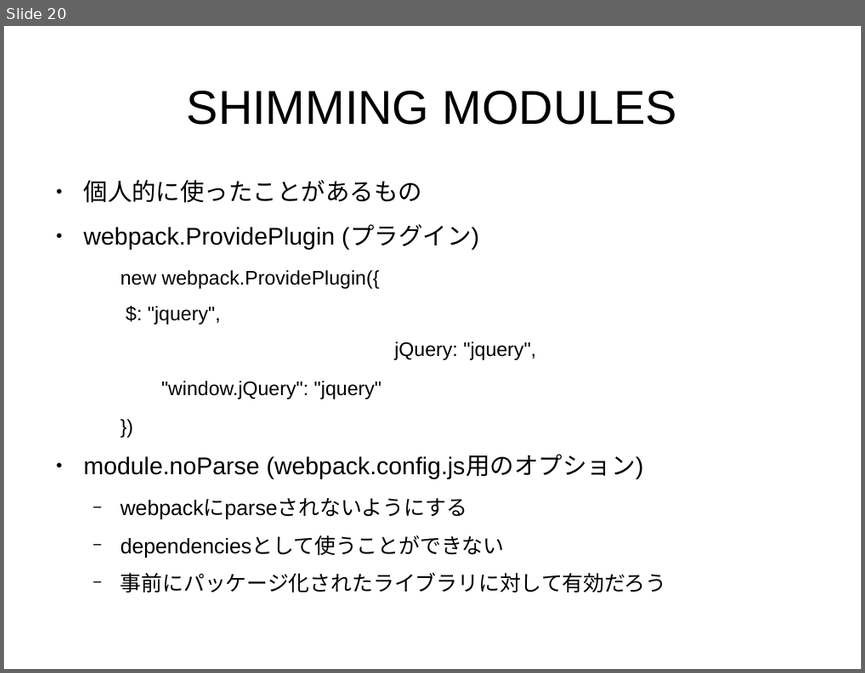
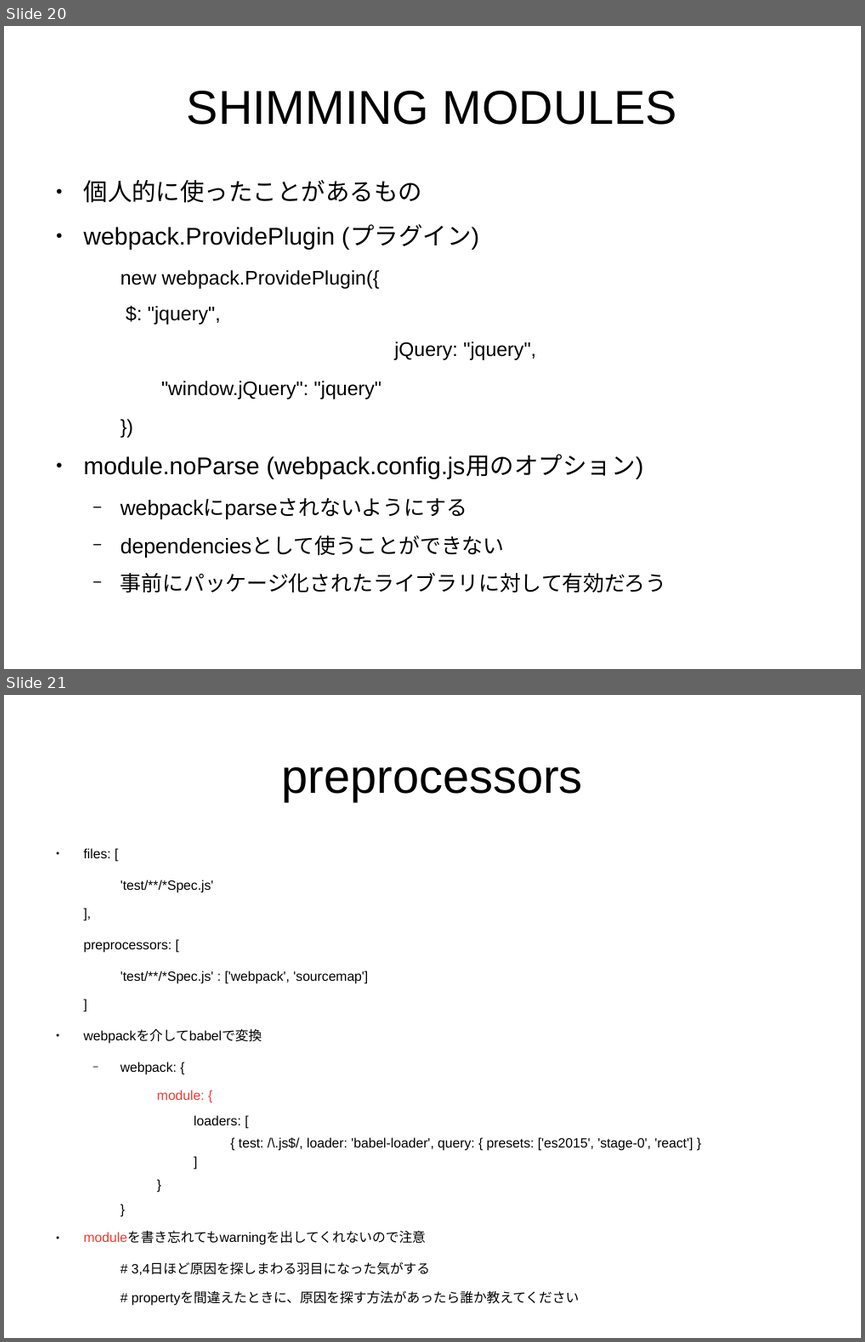
Before and after one commit to sallop/til, a slide deck: webpack入門.odp. Shown one above the other, each under a label of ours: slide 20 before the commit, slides 20 and 21 after it. The pictures are 865x673 and 865x1342 pixels, drawn with LibreOffice and Linux fonts; fonts in the diff are those of the drawing. Boxes give left, top, right and bottom in pixels: in the first picture for what was removed or moved away, otherwise in the second. Text is boxed around its words. In the diff, an @@ line names an element or a change of style, - is before the commit and + after.

Commit message:
about preprocessors

```diff
--- a/webpack入門.odp
+++ b/webpack入門.odp
@@ slide 21 added at bbox=[4, 695, 861, 1338], background #FFFFFF @@
@@ title added at bbox=[282, 767, 583, 801], 44 pt, text #000000 @@
+preprocessors
@@ text added at bbox=[84, 848, 692, 1305], 12.4 pt, text #000000 @@
+● files: [
+  'test/**/*Spec.js'
+],
+preprocessors: [
+  'test/**/*Spec.js' : ['webpack', 'sourcemap']
+]
+● webpackを介してbabelで変換
+  − webpack: {
+    module: {
+      loaders: [
+        { test: /\.js$/, loader: 'babel-loader', query: { presets: ['es2015', 'stage-0', 'react'] }
+      ]
+    }
+  }
+● moduleを書き忘れてもwarningを出してくれないので注意
+  # 3,4日ほど原因を探しまわる羽目になった気がする
+  # propertyを間違えたときに、原因を探す方法があったら誰か教えてください
```
Also in this commit, not shown: 2 slides changed, 1 other slide added, 1 slide removed.
